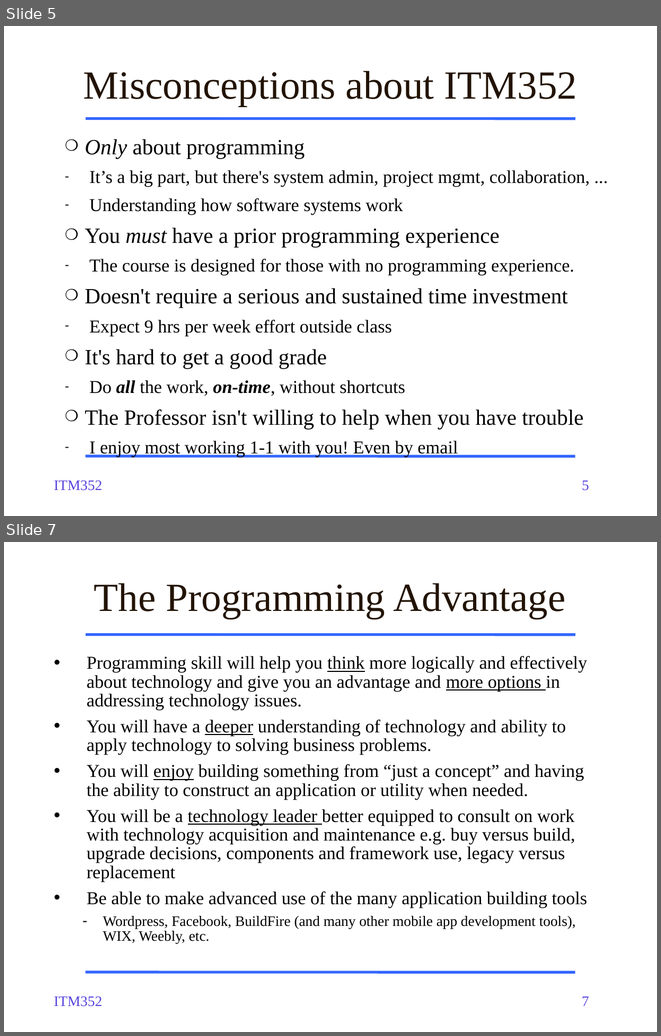
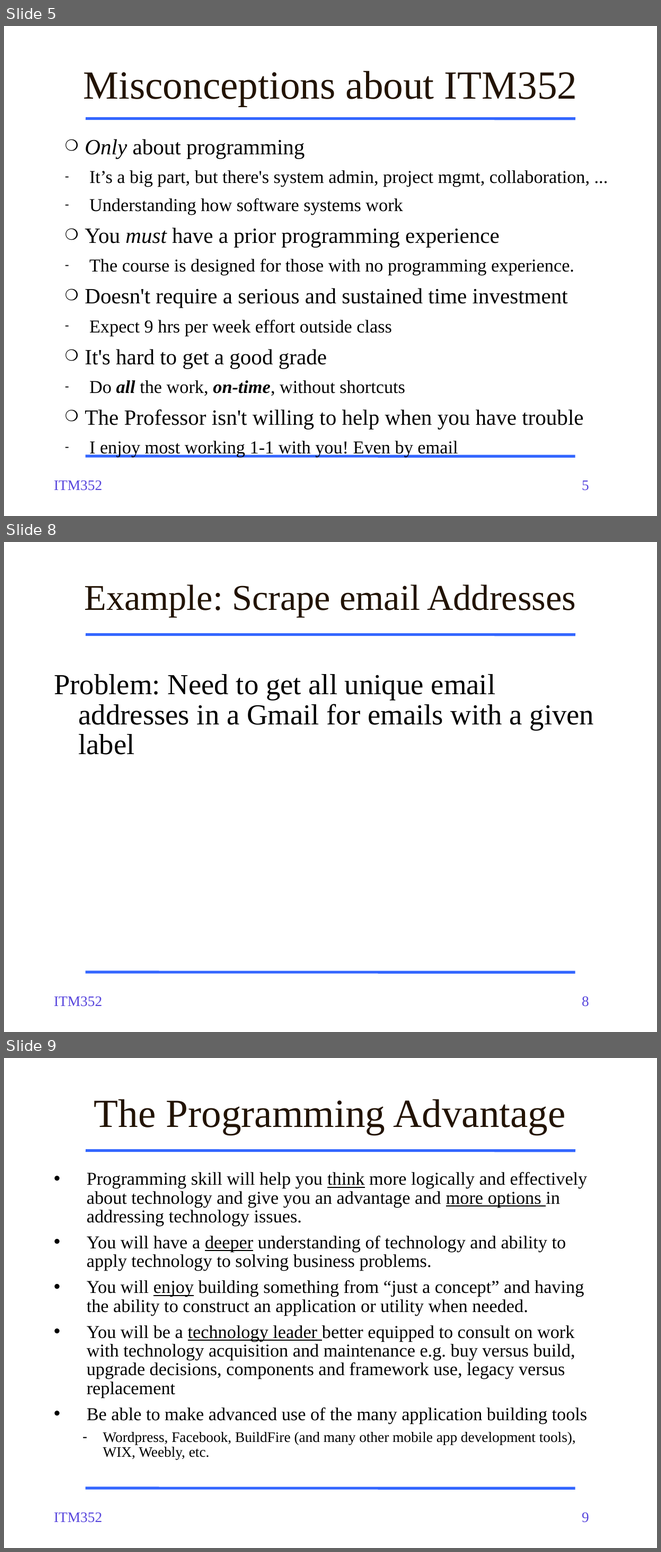
Before and after one commit to dport96/ITM352, a slide deck: morea/010.introduction/ITM352_01_intro.pptx. Shown one above the other, each under a label of ours: slides 5 and 7 before the commit, slides 5, 8 and 9 after it; the slides between them are not shown. The pictures are 661x1036 and 661x1552 pixels, drawn with LibreOffice and Linux fonts; fonts in the diff are those of the drawing. Boxes give left, top, right and bottom in pixels: in the first picture for what was removed or moved away, otherwise in the second. Text is boxed around its words. In the diff, an @@ line names an element or a change of style, - is before the commit and + after.

```diff
--- a/morea/010.introduction/ITM352_01_intro.pptx
+++ b/morea/010.introduction/ITM352_01_intro.pptx
@@ slide 8 added at [4,542,657,1032], background #FFFFFF; not listed: 4 template elements that a slide beside it also shows @@
@@ title added at [84,584,576,617], 40 pt, text #221304 @@
+Example: Scrape email Addresses
@@ text added at [54,674,594,755], 32 pt, text #000000 @@
+Problem: Need to get all unique email addresses in a Gmail for emails with a given label
@@ what was slide 7 is now slide 9 @@
@@ page number at [582,1512,589,1522]: text changed @@
-7
+9
```
Also in this commit, not shown: 3 slides changed, 1 other slide added.
